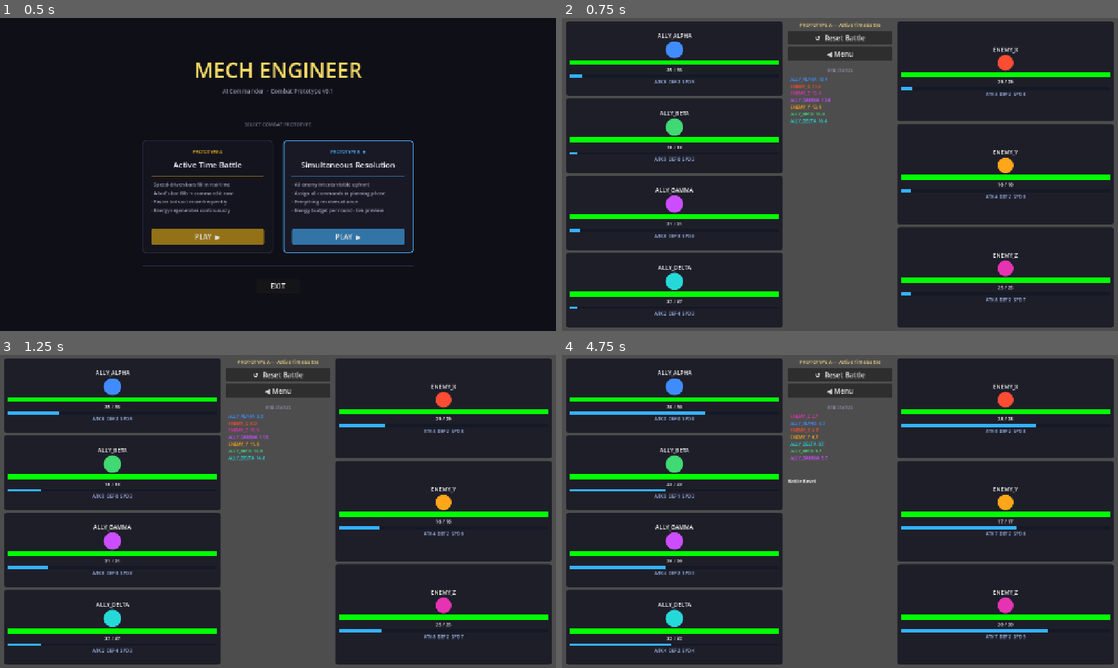
Above: before the commit, frames 1-4 (two rows, left to right).
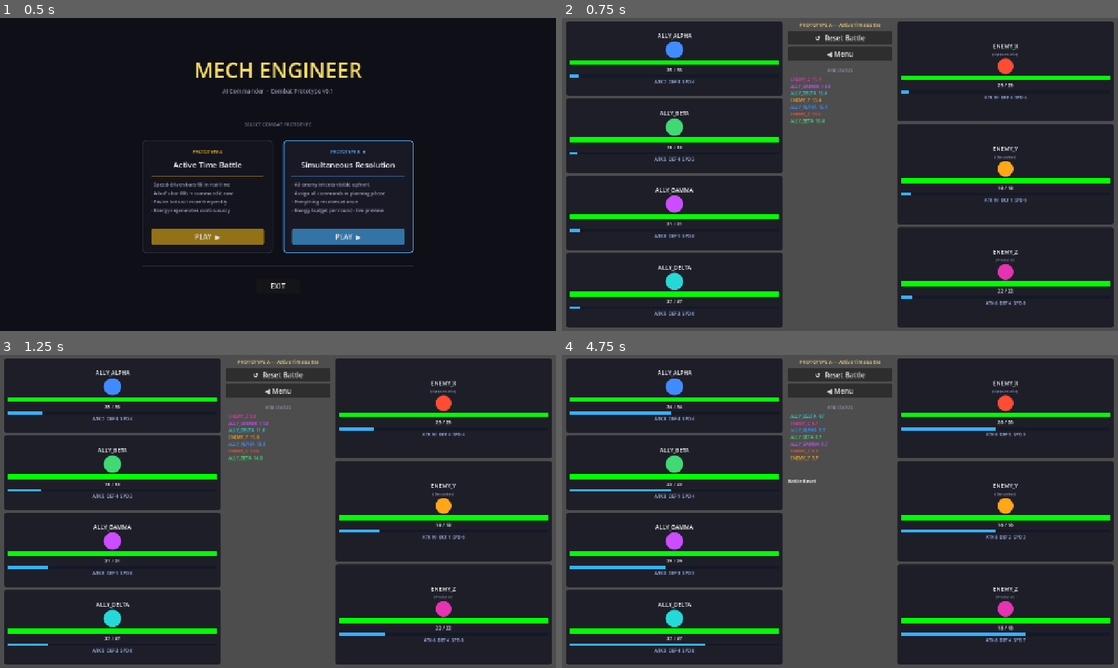
Above: after the commit, the same moments.

Repository: BrickwaII/MechEngineer
Game: Godot game, scene res://menu/main_menu.tscn
Same seed, same stepped clock (60 frames per second), same inputs: the game is played once before the commit and once after it.
Inputs (mouse positions are in pixels of both pictures, inside the frame that each line leads up to):
- Up to frame 1 (0.5 s): no input
- Up to frame 2 (0.75 s): click "PLAY ▶" at 0.5 s
- Up to frame 3 (1.25 s): no input
- Up to frame 4 (4.75 s): click "◀ Menu" at 1.25 s; click "PLAY ▶" at 2 s; click "↺ Reset Battle" at 2.75 s; move the mouse to (673, 395) at 3.52 s; click (673, 395) at 3.67 s; move the mouse to (673, 473) at 4.27 s; click (673, 473) at 4.42 s

Frame 1 is identical in both runs. In frame 2, 4.0% of the frame differs, in the area x 2-99%, y 8-96%; in frame 3, 4.4%; in frame 4, 5.3%, in the area x 18-99%, y 8-96%.

Commit message:
Refine Prototype A UI: two-click skills, stat modifiers, tooltips, personalities
Skill selection: first click expands an action inline with its description and
a cancel [✕] button; clicking the action again executes it. No confirm step.

Targeted skills: hovering a highlighted target shows a tooltip with the
expected outcome (damage, heal amount, etc.); clicking fires immediately.

Stat display shows base+modifier(total) format whenever a temp bonus is active,
so the original stat is always visible alongside the buff.

Enemy cards now show their personality trait below their name
(e.g. ENEMY_X / Opportunist, ENEMY_Y / Berserker, ENEMY_Z / Predator).

Stat ranges updated to ATK 5-10, DEF 1-4, SPD 3-8 for all bots.

https://claude.ai/code/session_01Hq1UEyB5oYtHBnZEzr6a3e

Diff:
--- a/battle/bot_card.gd
+++ b/battle/bot_card.gd
@@ -17,6 +17,7 @@
 var _icon_style: StyleBoxFlat
 var _assignment_label: Label
 var _step_panel: VBoxContainer = null
+var _current_skill_slots: Dictionary = {}
 
 var _base_style: StyleBoxFlat
 var _highlight_style: StyleBoxFlat
@@ -82,6 +83,14 @@
 	_name_label.add_theme_font_size_override("font_size", 13)
 	vbox.add_child(_name_label)
 
+	if data.personality != null and data.personality.personality_label != "":
+		var p_lbl := Label.new()
+		p_lbl.text = "(%s)" % data.personality.personality_label
+		p_lbl.horizontal_alignment = HORIZONTAL_ALIGNMENT_CENTER
+		p_lbl.add_theme_font_size_override("font_size", 9)
+		p_lbl.add_theme_color_override("font_color", Color(0.6, 0.6, 0.75))
+		vbox.add_child(p_lbl)
+
 	var icon_center := CenterContainer.new()
 	icon_center.custom_minimum_size = Vector2(icon_size, icon_size)
 	vbox.add_child(icon_center)
@@ -158,6 +167,7 @@
 	update_display()
 
 func show_skill_accordion(skill_slots: Dictionary) -> void:
+	_current_skill_slots = skill_slots
 	_clear_step_panel()
 	if _step_panel == null:
 		return
@@ -208,7 +218,7 @@
 			var s := skill
 			sbtn.pressed.connect(func() -> void:
 				SFX.select()
-				skill_chosen.emit(s)
+				_show_expanded_skill(s)
 			)
 			skill_list.add_child(sbtn)
 
@@ -257,6 +267,62 @@
 	if _step_panel:
 		_step_panel.visible = false
 
+func _show_expanded_skill(skill: SkillData) -> void:
+	_clear_step_panel()
+	if _step_panel == null:
+		return
+	_step_panel.visible = true
+
+	var row := HBoxContainer.new()
+	row.add_theme_constant_override("separation", 4)
+	_step_panel.add_child(row)
+
+	var execute_btn := Button.new()
+	var cost_str := "free" if skill.energy_cost == 0 else "%d⚡" % skill.energy_cost
+	execute_btn.text = "%s  [%s]" % [skill.skill_name, cost_str]
+	execute_btn.size_flags_horizontal = Control.SIZE_EXPAND_FILL
+	execute_btn.custom_minimum_size = Vector2(0, 22)
+	execute_btn.add_theme_font_size_override("font_size", 10)
+	execute_btn.add_theme_color_override("font_color", _skill_category_color(skill.command_type))
+	var s := skill
+	execute_btn.pressed.connect(func() -> void:
+		SFX.confirm()
+		skill_chosen.emit(s)
+	)
+	row.add_child(execute_btn)
+
+	var cancel_btn := Button.new()
+	cancel_btn.text = "✕"
+	cancel_btn.custom_minimum_size = Vector2(22, 22)
+	cancel_btn.add_theme_font_size_override("font_size", 11)
+	var slots := _current_skill_slots
+	cancel_btn.pressed.connect(func() -> void:
+		SFX.cancel_sfx()
+		show_skill_accordion(slots)
+	)
+	row.add_child(cancel_btn)
+
+	if skill.description != "":
+		var desc_lbl := Label.new()
+		desc_lbl.text = skill.description
+		desc_lbl.autowrap_mode = TextServer.AUTOWRAP_WORD_SMART
+		desc_lbl.add_theme_font_size_override("font_size", 10)
+		desc_lbl.add_theme_color_override("font_color", Color(0.65, 0.75, 0.65))
+		_step_panel.add_child(desc_lbl)
+
+func _skill_category_color(command_type: String) -> Color:
+	match command_type:
+		"attack":  return Color(0.90, 0.22, 0.18)
+		"defend":  return Color(0.18, 0.42, 0.92)
+		"support": return Color(0.18, 0.80, 0.32)
+		"charge":  return Color(0.92, 0.70, 0.10)
+	return Color.WHITE
+
+func _fmt_stat(label: String, base: int, bonus: int) -> String:
+	if bonus == 0:
+		return "%s %d" % [label, base]
+	return "%s %d%+d(%d)" % [label, base, bonus, base + bonus]
+
 func _clear_step_panel() -> void:
 	if _step_panel == null:
 		return
@@ -284,9 +350,10 @@
 	_hp_label.text = "%d / %d" % [bot_data.current_hp, bot_data.max_hp]
 	_bar_style.bg_color = Color(1.0 - pct, pct, 0.0)
 
-	var atk := bot_data.attack + bot_data.temp_attack_bonus
-	var def := bot_data.defense + bot_data.temp_defense_bonus
-	_stats_label.text = "ATK %d  DEF %d  SPD %d" % [atk, def, bot_data.speed]
+	_stats_label.text = "%s  %s  SPD %d" % [
+		_fmt_stat("ATK", bot_data.attack, bot_data.temp_attack_bonus),
+		_fmt_stat("DEF", bot_data.defense, bot_data.temp_defense_bonus),
+		bot_data.speed]
 
 	var border_w := 3 if bot_data.charge_state.is_active() else 0
 	_icon_style.border_width_top    = border_w
--- a/battle/main.gd
+++ b/battle/main.gd
@@ -265,64 +265,50 @@
 	if card == null:
 		return false
 
-	var chosen_skill: SkillData = null
+	_update_status("YOUR TURN: %s — choose action" % actor.bot_name)
+	card.show_skill_accordion(actor.skill_slots)
+	var chosen_skill: SkillData = await card.skill_chosen
+
+	if _battle_gen != gen or chosen_skill == null:
+		card.hide_action_ui()
+		return false
+
+	card.hide_action_ui()
+
 	var chosen_target: Variant = null
-
-	while true:
-		if _battle_gen != gen:
+	var need_enemy := chosen_skill.target_type == "single_enemy"
+	var need_ally  := chosen_skill.target_type == "single_ally"
+
+	if need_enemy:
+		_update_status("Choose target for %s" % chosen_skill.skill_name)
+		var targets: Array[BotData] = battle_manager.get_alive_enemies()
+		_set_card_highlights(targets, true)
+		_set_target_tooltips(actor, chosen_skill, targets)
+		_awaiting_target = true
+		var clicked: BotData = await _target_clicked
+		_awaiting_target = false
+		_set_card_highlights(targets, false)
+		_clear_target_tooltips(targets)
+		if _battle_gen != gen or clicked == null:
 			return false
-
-		_update_status("YOUR TURN: %s — choose action" % actor.bot_name)
-		card.show_skill_accordion(actor.skill_slots)
-		chosen_skill = await card.skill_chosen
-
-		if _battle_gen != gen or chosen_skill == null:
-			card.hide_action_ui()
+		chosen_target = clicked
+	elif need_ally:
+		_update_status("Choose ally for %s" % chosen_skill.skill_name)
+		var valid_allies: Array[BotData] = []
+		for b: BotData in battle_manager.allies:
+			if b != actor and not b.is_dead:
+				valid_allies.append(b)
+		_set_card_highlights(valid_allies, true)
+		_set_target_tooltips(actor, chosen_skill, valid_allies)
+		_awaiting_target = true
+		var clicked: BotData = await _target_clicked
+		_awaiting_target = false
+		_set_card_highlights(valid_allies, false)
+		_clear_target_tooltips(valid_allies)
+		if _battle_gen != gen or clicked == null:
 			return false
-
-		chosen_target = null
-		var need_enemy := chosen_skill.target_type == "single_enemy"
-		var need_ally  := chosen_skill.target_type == "single_ally"
-
-		if need_enemy:
-			_update_status("Choose target for %s" % chosen_skill.skill_name)
-			_set_card_highlights(battle_manager.enemies, true)
-			_awaiting_target = true
-			var clicked: BotData = await _target_clicked
-			_awaiting_target = false
-			_set_card_highlights(battle_manager.enemies, false)
-			if _battle_gen != gen or clicked == null:
-				card.hide_action_ui()
-				return false
-			chosen_target = clicked
-		elif need_ally:
-			_update_status("Choose ally for %s" % chosen_skill.skill_name)
-			var valid_allies: Array[BotData] = []
-			for b: BotData in battle_manager.allies:
-				if b != actor and not b.is_dead:
-					valid_allies.append(b)
-			_set_card_highlights(valid_allies, true)
-			_awaiting_target = true
-			var clicked: BotData = await _target_clicked
-			_awaiting_target = false
-			_set_card_highlights(valid_allies, false)
-			if _battle_gen != gen or clicked == null:
-				card.hide_action_ui()
-				return false
-			chosen_target = clicked
-
-		var preview := _compute_preview(actor, chosen_skill, chosen_target)
-		card.show_preview(preview)
-		_update_status("Confirm or go back")
-		var confirmed: bool = await card.preview_result
-		if _battle_gen != gen:
-			card.hide_action_ui()
-			return false
-		if not confirmed:
-			continue
-		break
-
-	card.hide_action_ui()
+		chosen_target = clicked
+
 	actor.reset_round_bonuses()
 	battle_manager.resolve_for_bot_with_skill(actor, chosen_skill, chosen_target)
 	return true
@@ -417,37 +403,36 @@
 func _clear_enemy_intents() -> void:
 	_intent_arrows.clear_all()
 
-# ── Action preview ────────────────────────────────────────────────────────────
-
-func _compute_preview(bot: BotData, skill: SkillData, target: Variant) -> String:
+# ── Target tooltips ───────────────────────────────────────────────────────────
+
+func _set_target_tooltips(actor: BotData, skill: SkillData, targets: Array) -> void:
+	for bot: BotData in targets:
+		var card: BotCard = bot_to_card.get(bot)
+		if card:
+			card.tooltip_text = _compute_target_tooltip(actor, skill, bot)
+
+func _clear_target_tooltips(targets: Array) -> void:
+	for bot: BotData in targets:
+		var card: BotCard = bot_to_card.get(bot)
+		if card:
+			card.tooltip_text = ""
+
+func _compute_target_tooltip(actor: BotData, skill: SkillData, target: BotData) -> String:
 	match skill.command_type:
 		"attack":
-			if skill.target_type == "all_enemies":
-				return "%s → all enemies" % skill.skill_name
-			elif target is BotData:
-				var tgt: BotData = target as BotData
-				var dmg := DamageCalculator.calculate_attack(bot, skill, tgt)
-				return "%s: %s → %s\n~%d damage" % [bot.bot_name, skill.skill_name, tgt.bot_name, dmg]
-			else:
-				var hits_str: String = "%d" % skill.hit_count_min \
-						if skill.hit_count_min == skill.hit_count_max \
-						else "%d-%d" % [skill.hit_count_min, skill.hit_count_max]
-				return "%s: %s\n%s random hits, ×%.0f%% ATK each" % [
-						bot.bot_name, skill.skill_name, hits_str, skill.multiplier * 100.0]
-		"defend":
-			var bonus := DamageCalculator.calculate_defend(bot, skill)
-			return "%s: %s\n+%d DEF this round" % [bot.bot_name, skill.skill_name, bonus]
+			var dmg := DamageCalculator.calculate_attack(actor, skill, target)
+			if skill.armor_piercing:
+				return "%s\n%d damage (piercing)" % [skill.skill_name, dmg]
+			return "%s\n~%d damage" % [skill.skill_name, dmg]
 		"support":
-			if skill.target_type == "all_allies":
-				return "%s: %s\n+%d ATK & DEF to all allies" % [bot.bot_name, skill.skill_name, int(skill.effect_value)]
-			elif target is BotData:
-				var tgt: BotData = target as BotData
-				return "%s: %s → %s" % [bot.bot_name, skill.skill_name, tgt.bot_name]
-			else:
-				return "%s: %s" % [bot.bot_name, skill.skill_name]
-		"charge":
-			return "%s: %s\nCHARGED — next attack ×%.0f" % [bot.bot_name, skill.skill_name, skill.multiplier]
-	return "%s: %s" % [bot.bot_name, skill.skill_name]
+			var val := int(skill.effect_value)
+			match skill.effect_type:
+				"heal":
+					var healed := mini(target.current_hp + val, target.max_hp) - target.current_hp
+					return "%s\n+%d HP" % [skill.skill_name, healed]
+				"buff":
+					return "%s\n+%d ATK" % [skill.skill_name, val]
+	return skill.skill_name
 
 func _set_card_highlights(bots: Array, on: bool) -> void:
 	for bot: BotData in bots:
--- a/shared/personality_data.gd
+++ b/shared/personality_data.gd
@@ -6,3 +6,4 @@
 var solitary_supportive: float = 0.0
 var reactive_methodical: float = 0.0
 var active_scales: int = 1  # 1, 2, or 3 based on generation
+var personality_label: String = ""
--- a/systems/battle_manager.gd
+++ b/systems/battle_manager.gd
@@ -34,9 +34,9 @@
 	var ally_1 := BotData.new()
 	ally_1.bot_name = "ALLY_ALPHA"
 	ally_1.max_hp = randi_range(22, 38)
-	ally_1.attack  = randi_range(4, 8)
-	ally_1.defense = randi_range(0, 3)
-	ally_1.speed   = randi_range(5, 9)
+	ally_1.attack  = randi_range(5, 10)
+	ally_1.defense = randi_range(1, 4)
+	ally_1.speed   = randi_range(3, 8)
 	ally_1.color = Color(0.25, 0.55, 1.0)
 	ally_1.initialize()
 	ally_1.skill_slots["attack"]  = [lib["standard_attack"], lib["power_shot"]]
@@ -47,9 +47,9 @@
 	var ally_2 := BotData.new()
 	ally_2.bot_name = "ALLY_BETA"
 	ally_2.max_hp = randi_range(16, 28)
-	ally_2.attack  = randi_range(6, 10)
-	ally_2.defense = randi_range(0, 2)
-	ally_2.speed   = randi_range(3, 7)
+	ally_2.attack  = randi_range(5, 10)
+	ally_2.defense = randi_range(1, 4)
+	ally_2.speed   = randi_range(3, 8)
 	ally_2.color = Color(0.25, 0.85, 0.45)
 	ally_2.initialize()
 	ally_2.skill_slots["attack"]  = [lib["standard_attack"], lib["frenzy"]]
@@ -60,9 +60,9 @@
 	var ally_3 := BotData.new()
 	ally_3.bot_name = "ALLY_GAMMA"
 	ally_3.max_hp = randi_range(20, 32)
-	ally_3.attack  = randi_range(4, 8)
-	ally_3.defense = randi_range(1, 3)
-	ally_3.speed   = randi_range(3, 7)
+	ally_3.attack  = randi_range(5, 10)
+	ally_3.defense = randi_range(1, 4)
+	ally_3.speed   = randi_range(3, 8)
 	ally_3.color = Color(0.8, 0.3, 1.0)
 	ally_3.initialize()
 	ally_3.skill_slots["attack"]  = [lib["standard_attack"], lib["crippling_shot"]]
@@ -73,9 +73,9 @@
 	var ally_4 := BotData.new()
 	ally_4.bot_name = "ALLY_DELTA"
 	ally_4.max_hp = randi_range(28, 42)
-	ally_4.attack  = randi_range(2, 5)
-	ally_4.defense = randi_range(2, 5)
-	ally_4.speed   = randi_range(2, 5)
+	ally_4.attack  = randi_range(5, 10)
+	ally_4.defense = randi_range(1, 4)
+	ally_4.speed   = randi_range(3, 8)
 	ally_4.color = Color(0.15, 0.85, 0.85)
 	ally_4.initialize()
 	ally_4.skill_slots["attack"]  = [lib["standard_attack"], lib["spread_shot"]]
@@ -86,26 +86,32 @@
 	var enemy_1 := BotData.new()
 	enemy_1.bot_name = "ENEMY_X"
 	enemy_1.max_hp = randi_range(18, 30)
-	enemy_1.attack = randi_range(3, 6)
-	enemy_1.speed  = randi_range(4, 8)
+	enemy_1.attack  = randi_range(5, 10)
+	enemy_1.defense = randi_range(1, 4)
+	enemy_1.speed   = randi_range(3, 8)
 	enemy_1.color = Color(1.0, 0.3, 0.2)
 	enemy_1.initialize()
+	enemy_1.personality.personality_label = "Opportunist"
 
 	var enemy_2 := BotData.new()
 	enemy_2.bot_name = "ENEMY_Y"
 	enemy_2.max_hp = randi_range(14, 24)
-	enemy_2.attack = randi_range(4, 7)
-	enemy_2.speed  = randi_range(3, 7)
+	enemy_2.attack  = randi_range(5, 10)
+	enemy_2.defense = randi_range(1, 4)
+	enemy_2.speed   = randi_range(3, 8)
 	enemy_2.color = Color(1.0, 0.65, 0.1)
 	enemy_2.initialize()
+	enemy_2.personality.personality_label = "Berserker"
 
 	var enemy_3 := BotData.new()
 	enemy_3.bot_name = "ENEMY_Z"
 	enemy_3.max_hp = randi_range(18, 28)
-	enemy_3.attack = randi_range(5, 9)
-	enemy_3.speed  = randi_range(5, 9)
+	enemy_3.attack  = randi_range(5, 10)
+	enemy_3.defense = randi_range(1, 4)
+	enemy_3.speed   = randi_range(3, 8)
 	enemy_3.color = Color(0.9, 0.2, 0.7)
 	enemy_3.initialize()
+	enemy_3.personality.personality_label = "Predator"
 
 	allies.append_array([ally_1, ally_2, ally_3, ally_4])
 	enemies.append_array([enemy_1, enemy_2, enemy_3])
